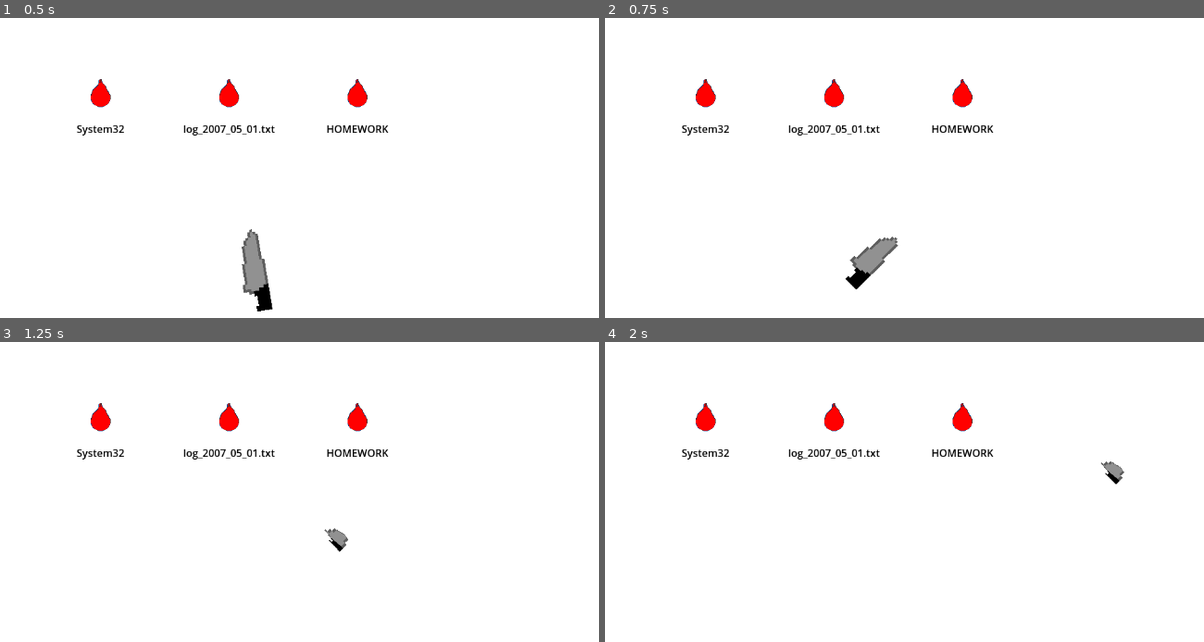
Above: before the commit, frames 1-4 (two rows, left to right).
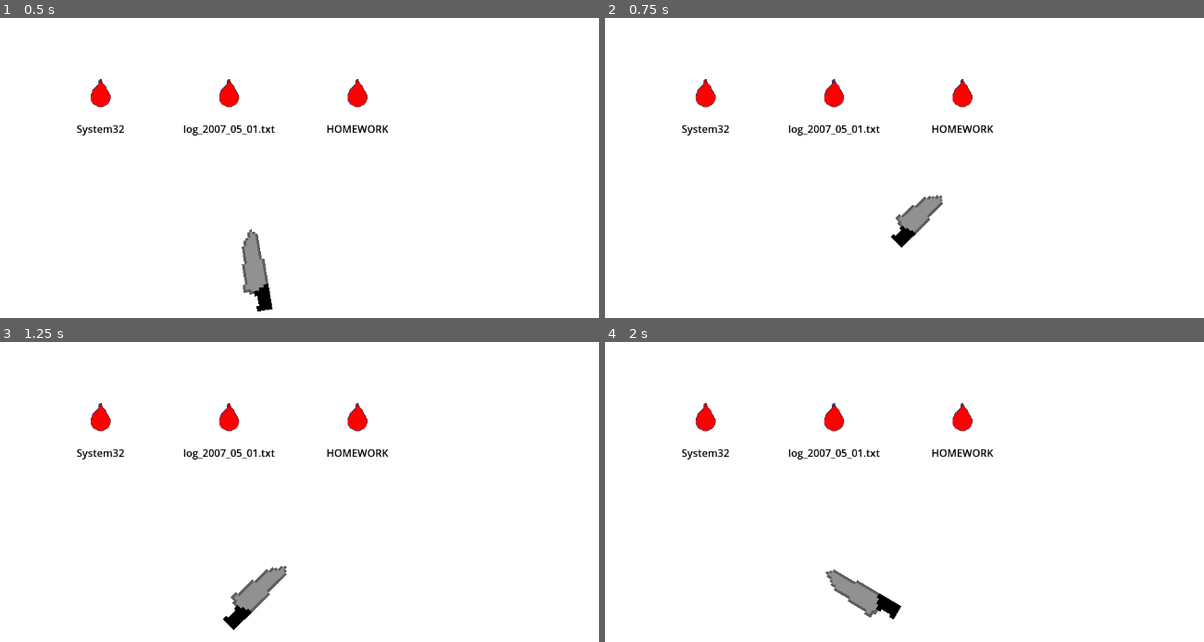
Above: after the commit, the same moments.

Repository: strawberry-p/trashian-roulette
Game: Godot game, scene res://main_scene.tscn
The game is run twice, just before and just after one commit, with the same random seed, the same clock (stepped at 60 frames per second) and the same inputs. This scene is started directly instead of the project's main scene.
Inputs (mouse positions are in pixels of both pictures, inside the frame that each line leads up to):
- Up to frame 1 (0.5 s): no input
- Up to frame 2 (0.75 s): tap Enter at 0.5 s; move the mouse to (1006, 129) at 0.52 s; click (1006, 129) at 0.6 s
- Up to frame 3 (1.25 s): no input
- Up to frame 4 (2 s): move the mouse to (694, 495) at 1.27 s; click (694, 495) at 1.35 s

Frame 1 is identical in both runs. In frame 2, 1.3% of the frame differs, in the area x 40-57%, y 58-91%; in frame 3, 1.0%; in frame 4, 1.0%.

Commit message:
file stuff

Diff:
--- a/main_scene.tscn
+++ b/main_scene.tscn
@@ -38,6 +38,8 @@
 scale = Vector2(4, 4)
 texture = ExtResource("2_84odl")
 
+[node name="VisibleOnScreenNotifier2D" type="VisibleOnScreenNotifier2D" parent="Knife"]
+
 [node name="BalloonSpawner" type="Node2D" parent="."]
 position = Vector2(564, 337)
 script = ExtResource("4_8mm7a")
--- a/project.godot
+++ b/project.godot
@@ -11,7 +11,7 @@
 [application]
 
 config/name="trashian-roulette"
-run/main_scene="uid://cyrwpyuae3a4u"
+run/main_scene="uid://cpdcq41acu3yk"
 config/features=PackedStringArray("4.5", "Forward Plus")
 config/icon="res://icon.svg"
 
--- a/scripts/balloon_spawner.gd
+++ b/scripts/balloon_spawner.gd
@@ -4,7 +4,45 @@
 @export var points: PackedVector2Array
 @export var files: PackedStringArray
 
+var filesDict: Dictionary
+
+func calculate_score(dir: String, filename: String) -> int:
+	if dir.contains("tmp") || dir.contains("Downloads") || dir.contains("Trash") || dir.contains("cache"):
+		return -1
+	var spl = filename.split(".")
+	if spl.size() < 2 || spl[spl.size() - 1] == "":
+		return 0
+	match spl[spl.size() - 1]:
+		"docx", "doc", "md", "pub", "pdf", "flac", "psd", "ai", "ani", "AppImage", "desktop", "ppt", "pttx", "xls", "xlsx", "kra", "bat", "ps1", "py", "c", "cpp", "h", "hpp", "go", "rs", "hs", "lhs":
+			return 2
+		"ebup", "mp3", "wav", "txt", "iso", "ttf", "mp4", "mkv", "jpg", "jpeg", "png", "zip", "gif", "webm":
+			return 1
+		"log", "tar.gz", "tmp", "temp", "old", "dmp", "gid", "fts":
+			return -1
+		_:
+			return 0
+
+func filter_perms(dirPath: String) -> Dictionary:
+	var filtered = {}
+	for i in DirAccess.get_files_at(dirPath):
+		var fp = dirPath + "/" + i
+		var p = FileAccess.get_unix_permissions(fp)
+		if p ^ FileAccess.UNIX_WRITE_OWNER || p ^ FileAccess.UNIX_WRITE_GROUP || p ^ FileAccess.UNIX_WRITE_OTHER:
+			filtered[fp] = calculate_score(dirPath, fp)
+	return filtered
+
+func gather_files(path: String) -> Dictionary:
+	var files = DirAccess.get_directories_at(path)
+	var gathered = {}
+	gathered.merge(filter_perms(path))
+	for dir in DirAccess.get_directories_at(path):
+		gathered.merge(filter_perms(path + "/" + dir))
+		for dir_2 in DirAccess.get_directories_at(path + "/" + dir):
+			gathered.merge(filter_perms(path + "/" + dir + "/" + dir_2))
+	return gathered
+
 func _ready() -> void:
+	print(gather_files(OS.get_system_dir(OS.SYSTEM_DIR_DOCUMENTS)))
 	assert(points.size() == files.size())
 
 	for i in range(points.size()):
--- a/scripts/knife.gd
+++ b/scripts/knife.gd
@@ -1,11 +1,13 @@
 extends RigidBody2D
 
-@export var speed = 200
+@export var speed = 1000
+@export var curve = 14
 
 var move = false;
 var dir: Vector2
 var initialPos: Vector2
 var pixels = 0.0
+
 
 
 func _ready() -> void:
@@ -26,18 +28,20 @@
 		return a
 
 func _physics_process(delta: float) -> void:
-	if(move):
+	if !$VisibleOnScreenNotifier2D.is_on_screen():
+		respawn()
+	if move:
 		move_and_collide(dir * speed * delta)
 		position.x += pixels
 		if(modulo(abs(rotation_degrees), 360) < 90):
-			pixels += .06
+			pixels += curve * delta
 		else:
-			pixels += -.06
+			pixels += -curve * delta
 		if scale.x > 0.2:
 			scale.x -= 0.03
-	if(!move):
+	else:
 		look_at(get_global_mouse_position());
-	if(!move && Input.is_action_just_pressed("Click")):
-		pixels = 0.0
-		dir = position.direction_to(get_global_mouse_position()).normalized()
-		move = true
+		if Input.is_action_just_pressed("Click"):
+			pixels = 0.0
+			dir = position.direction_to(get_global_mouse_position()).normalized()
+			move = true
